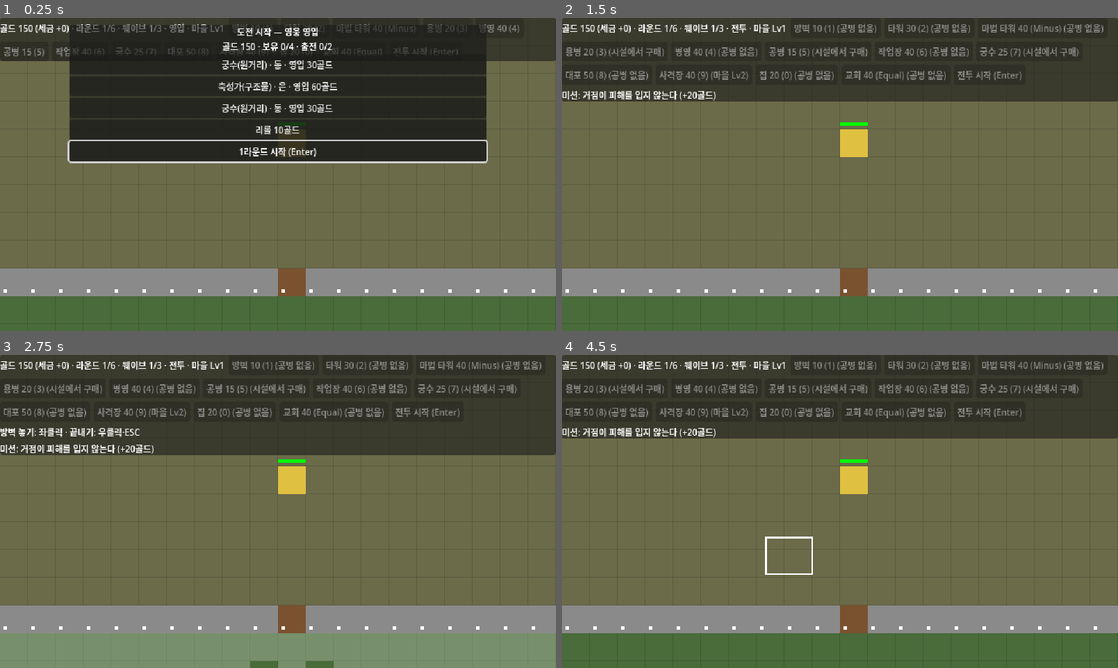
Above: before the commit, frames 1-4 (two rows, left to right).
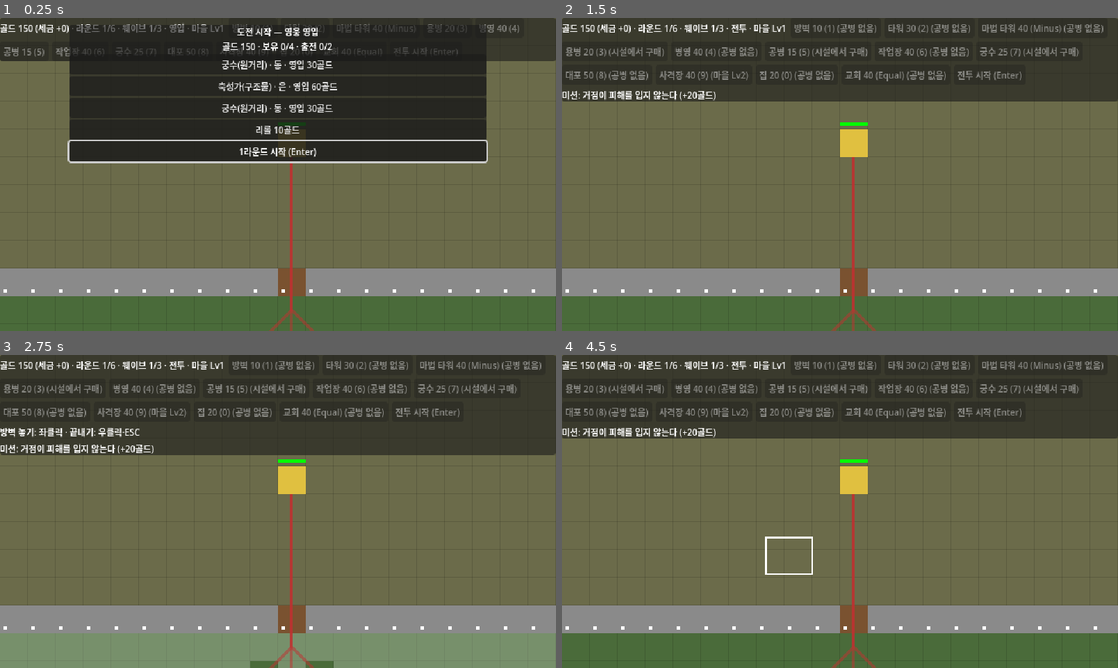
Above: after the commit, the same moments.

Repository: h102-log/td-proj
Game: Godot game, scene res://src/main.tscn
Two runs of this game, one before a commit and one after it. Both use one fixed random seed, a clock stepped at 60 frames per second and the inputs below.
Inputs (mouse positions are in pixels of both pictures, inside the frame that each line leads up to):
- Up to frame 1 (0.25 s): no input
- Up to frame 2 (1.5 s): click "1라운드 시작 (Enter)" at 0.5 s; click "전투 시작 (Enter)" at 1.25 s
- Up to frame 3 (2.75 s): tap Enter (ui_accept) at 2, 2.27 s; move the mouse to (400, 495) at 2.02 s; hold W from 2.03 s (still down); tap 1 at 2.1 s; click (400, 495) at 2.17 s
- Up to frame 4 (4.5 s): release W at 2.75 s; tap Enter (ui_accept) at 2.75, 3.5, 4.25 s; drag from (728, 527) to (812, 574) at 2.77 s; move the mouse to (895, 442) at 3.52 s; hold W 3.53-4.25 s; tap 3 at 3.6 s; drag from (812, 574) to (673, 464) at 4.27 s

The runs differ from the first frame. In frame 1, 0.4% of the frame differs, in the area x 48-57%, y 46-100%; in frame 2, 0.4%, in the area x 48-57%, y 44-100%; in frame 3, 0.4%; in frame 4, 0.4%.

Commit message:
1차 관찰 D·E③를 고친다 — 업그레이드 길 비용 제외, 적 예상 경로 표시, 반격 대상 유지, 영웅 인식 범위 (WBS 3.4 PR 4/5)
WBS 3.4 1차 관찰에서 고치기로 한 묶음(insights/2026-10-16_first_observation.md §7)의 네 번째 PR이다.
D(성문 업그레이드·반격이 적의 길을 바꾼다)는 사용자가 고른 ①②③을 모두 넣고, E는 ③(영웅 인식 범위)만 넣는다.
새 SPEC 문장 S139~S142, S5·S7의 «→ 2026-10-16 변경», I41 교체, 평가 EV244~EV247과 개정 2행은 사용자가 2026-10-16에 일괄 승인했다.

- S139(D①): 성곽 칸의 길 비용은 남은 체력을 업그레이드 배율로 나눠 센다. 체력이 가득하면 몇 단계든 1단계와 같아서, 정문을 올려도 적은 정문으로 온다
- S140(D③): 반격 대상은 그 구조물이 3초 안에 다시 쏘는 동안 다른 구조물에 맞아도 바뀌지 않는다. 같은 순간이면 먼저 지은 구조물이다
- S141(E③): 영웅도 서 있을 때 인식 범위(모두 2.5칸) 안의 적을 쫓아가 친다. 사거리가 그보다 짧은 근접 영웅만 쫓는다
- S142(D②): 출현 지점마다 기본 적의 예상 경로를 엷은 빨간 선으로 늘 그린다. 막힌 칸이 바뀔 때와 적이 나올 때 다시 구한다
- 기존 평가 가운데 깨진 것은 없다. EV5·EV14는 근거 문장(S7·S5) 해시만 바뀌어 개정 행을 남겼다

검증: eval-run final 247개 가운데 EV174(기각)만 red, spec-verify·eval-verify --stop 위반 0, pytest unit 14 passed.
화면(정문 3단계 뒤에도 정문으로 가는 예상 경로, 다가가 치는 기사, 먼저 쏜 타워로 가는 적)은 캡처로 확인했다.

Co-Authored-By: Claude Opus 5.5 <noreply@anthropic.com>
Claude-Session: https://claude.ai/code/session_01W3AK7KAaRYuexaUQUy57j5

Diff:
--- a/src/data/hero_def.gd
+++ b/src/data/hero_def.gd
@@ -9,6 +9,7 @@
 @export var speed := 0.0
 @export var damage := 0.0
 @export var range := 0.0  # 사거리(칸)
+@export var sight := 2.5  # 인식 범위(칸, S141). 모든 영웅이 같은 임시값이라 파일마다 적지 않는다
 @export var attack_gap := 1.0  # 공격 간격(초)
 # Q(S95, I98): 주변 skill_radius칸, 재사용 대기 skill_gap초. 적 피해·기절(초), 영웅·용병 회복, 구조물·성곽 칸 회복(S120)
 @export var skill_radius := 0.0
--- a/src/sim/battle.gd
+++ b/src/sim/battle.gd
@@ -27,6 +27,7 @@
 const UPGRADE_MAX := 3
 const UPGRADE_TIME := 5.0  # 전투 중 공병이 한 단계 올리는 시간(초)
 const GATE_LOCK := 20.0  # 전투 단계에 여닫은 성문을 다시 여닫지 못하는 시간(초, S135). 핑퐁 봇 측정을 보고 사용자가 고름(insights/2026-10-16_gate_cooldown.md)
+const COUNTER_HOLD := 3.0  # 반격 대상이 이만큼 쏘지 않아야 다른 구조물로 바뀐다(초, S140). 가장 느린 쏘는 간격(2.5초)보다 길다. 임시값
 # 수리(S114): 성곽·거점의 체력 1당 수리비(골드). 구조물은 낸 골드 ÷ 최대 체력이다. 수치는 임시값
 const REPAIR_RATE := {"castle_wall": 0.1, "gate": 0.1, "base": 1.0}
 const REPAIR_TIME := 5.0  # 전투 중 공병이 성곽·거점을 0에서 가득 채우는 시간(초, I87). 구조물은 건설 시간이다
@@ -97,7 +98,8 @@
 	var slow_left := 0.0
 	var stun_left := 0.0  # 장군 Q의 기절. 남은 동안 움직이지도 치지도 않는다(I98)
 	var alive := true
-	var attacker  # 마지막으로 이 적을 쏜 구조물. 살아 있는 동안 반격 대상이다(S4 ②)
+	var attacker  # 반격 대상인 구조물. 살아 있는 동안 반격한다(S4 ②). 바뀌는 때는 _fire(S140)
+	var held := 0.0  # 반격 대상을 바꾸지 않는 남은 초(S140). 반격 대상이 쏠 때마다 COUNTER_HOLD로 돌아간다
 	var target  # 마지막으로 친 대상. 화면이 친 직후 공격선을 그린다(S71)
 	var goal: Vector2i  # 경로의 끝 칸(지금 노리는 대상의 칸)
 	var path: Array[Vector2i] = []
@@ -129,7 +131,7 @@
 	var paid := 0  # 놓을 때 낸 골드. 판매 환불의 기준(S69)
 	var rally_from  # 집결 지점으로 걸어가는 중이면 나온 생산 시설(I22). 닿거나 다른 이동 지시를 받으면 null
 	var job  # 공병이 맡은 구조물(짓거나 허문다, I63). 놀고 있으면 null
-	var sight := 0.0  # 인식 범위(칸). 서 있을 때 이 안의 적을 쫓는다(I36)
+	var sight := 0.0  # 인식 범위(칸). 서 있을 때 이 안의 적을 쫓는다(I36, 영웅은 S141)
 	var path: Array[Vector2i] = []  # 명령받은 이동 경로(지금 칸 제외)
 	var move_mode := "attack_move"  # "move" | "attack_move"(S35). 새 용병은 이동 중 공격(I38)
 	var hold := false  # 켜지면 anchor에서 hold_radius 안에서만 싸운다(S36)
@@ -187,7 +189,7 @@
 			set(key, stats[key])
 		max_hp = hp
 
-# 막힌 칸(구조물·성곽)을 «남은 체력 × 적의 wall_k» 비용 칸으로 보는 격자(S7, S34, I3, I40)
+# 막힌 칸(구조물·성곽)을 «남은 체력 × 적의 wall_k» 비용 칸으로 보는 격자(S7, S34, I3, I40). 성곽 업그레이드 배율은 빼고 센다(S139)
 class CostGrid extends AStarGrid2D:
 	var castle: Dictionary
 	var structures: Dictionary
@@ -206,10 +208,11 @@
 		var b = block_at(to)
 		if b and climb > 0.0 and b.kind == "castle_wall":  # 부수지 않고 넘는다(I43)
 			return Vector2(to - from).length() + climb
-		return Vector2(to - from).length() + (b.hp * wall_k if b else 0.0)
+		return Vector2(to - from).length() + (b.hp / pow(UPGRADE_MULT, b.level - 1) * wall_k if b else 0.0)
 
 var size: Vector2i
 var spawns: Array
+var forecast := []  # 출현 지점마다 기본 적이 지금 나오면 걸을 길(칸 배열, S142). 화면이 선으로 그린다
 var waves: Array  # 지금 라운드의 웨이브
 var rounds: Array  # 도전의 라운드마다 웨이브 배열(S63, I91). stage에 rounds가 없으면 waves 하나가 1라운드짜리 도전이다
 var base: Block
@@ -332,6 +335,7 @@
 	settled.clear()
 	_reset_tally()
 	_draw_mission()  # 1라운드의 미션(I120)
+	_forecast()
 
 func step(dt: float) -> void:
 	if state == "battle":
@@ -341,6 +345,7 @@
 		_repath = false
 		for e in enemies:
 			_find_path(e)
+		_forecast()
 	for e in enemies:
 		_move(e, dt)
 	_push_apart(enemies, units)
@@ -919,7 +924,7 @@
 	k.max_hp += gain
 	k.hp += gain
 	_release(k)
-	_repath = true  # 남은 체력이 적의 경로 비용이다(S7, I41)
+	_repath = true  # 깎인 칸은 오른 체력만큼 적의 경로 비용도 바뀐다(S7, S139)
 
 # 수리비(S114, I85): 아직 내지 않은 잃은 체력 × 체력 1당 값, 1골드 미만은 올린다.
 # 구조물은 낸 골드 ÷ 최대 체력이라 판매 환불(S69)의 나머지와 같다. 잔해는 체력 0이라 복구비가 된다(I89)
@@ -1246,6 +1251,7 @@
 	spawn_enemy(_queue.pop_front(), spawns[_spawned % spawns.size()])
 	_spawned += 1
 	_spawn_timer = SPAWN_GAP
+	_forecast()  # 성곽이 깎인 만큼 길이 바뀌었을 수 있다(S142)
 
 # 대상 칸(e.goal)까지 «걷는 거리 + 막힌 칸 비용»이 가장 싼 경로. 막힌 칸과 거점은 닿는 거리에서 친다(_move).
 # 그래서 반격 대상이 성벽에 둘러싸여 있으면 비용이 가장 싼 성벽을 뚫고 간다(S6)
@@ -1256,6 +1262,11 @@
 	grid.climb = e.climb * e.speed
 	e.path = grid.get_id_path(Vector2i(e.pos.round()), e.goal, true)
 	grid.climb = 0.0
+
+# 출현 지점마다 기본 적이 지금 나오면 거점까지 걸을 길(S142). 장갑 적도 wall_k가 같아 같은 길이다
+func _forecast() -> void:
+	grid.wall_k = ENEMY_KINDS.basic.wall_k
+	forecast = spawns.map(func(c): return grid.get_id_path(c, base.cell, true))
 
 # 적이 지금 노리는 것(S4): ① 인식 범위 안이나 몸이 닿은 가장 가까운 유닛(영웅·용병) → ② 살아 있는 반격 대상 → ③④ 거점.
 # 마을 안의 적에게는 인식 범위 안의 마을 구조물(집·생산 시설, S43)도 ①이다(I49). 들판의 구조물은 ①이 아니다(I7). 쏘지 않는 구조물은 attacker가 되지 않는다(_fire). 반격 대상이 부서지면 ②가 끝난다(I8)
@@ -1286,6 +1297,7 @@
 	e.cooldown -= dt
 	e.expose_left -= dt
 	e.slow_left -= dt
+	e.held -= dt
 	if e.stun_left > 0.0:  # 기절(I98): 움직이지도 치지도 않는다
 		e.stun_left -= dt
 		return
@@ -1363,6 +1375,7 @@
 				_shove(o, push, others)
 
 # 쏘는 구조물은 사거리 안에서 가장 가까운 적을 쏘고(S28, I29), 맞은 적은 그 구조물에 반격한다(S5).
+# 반격 대상이 있으면 그 대상이 COUNTER_HOLD초 동안 쏘지 않았을 때만 바꾼다. 같은 프레임이면 먼저 지은(먼저 도는) 구조물이다(S140)
 # 대포는 맞은 적 splash칸 안의 적에게도 같은 피해를 주고, 그 적들도 반격한다(S90, I73). 마법 타워는 장갑을 무시한다(S110)
 func _fire(dt: float) -> void:
 	for s in structures.values():
@@ -1378,11 +1391,13 @@
 			var hurt: float = s.damage * (1.0 + _aura("aura_gunnery", Vector2(s.cell)))  # 마도사 오라(I100)
 			for e in enemies.duplicate():
 				if e == best or (s.splash > 0.0 and e.pos.distance_to(best.pos) <= s.splash):
-					e.attacker = s
+					if e.attacker == s or e.held <= 0.0 or not (e.attacker and e.attacker.alive):
+						e.attacker = s
+						e.held = COUNTER_HOLD
 					damage(e, hurt, s.pierce)
 
 # 유닛은 명령받은 경로를 걷고(S14), 사거리 안의 가장 가까운 적을 친다(S15). 영웅은 걷는 동안에도 친다.
-# 용병은 걷는 동안 이동 방식을 따르고(S35, I35), 서 있으면 인식 범위 안의 적을 쫓는다(I36).
+# 용병은 걷는 동안 이동 방식을 따른다(S35, I35). 서 있으면 영웅·용병 모두 인식 범위 안의 적을 쫓는다(I36, S141).
 # 홀드가 켜진 용병은 서 있는 동안 기준 지점 반경 안의 적만 노리고, 그 반경 밖으로 쫓아가지 않는다(S36)
 func _act(u: Unit, dt: float) -> void:
 	u.cooldown -= dt * (1.0 + (_aura("aura_haste", u.pos) if u.range >= WALL_RANGE else 0.0))  # 궁수 오라: 원거리 아군은 더 자주 친다(I100)
--- a/src/ui/battle_view.gd
+++ b/src/ui/battle_view.gd
@@ -57,6 +57,8 @@
 		draw_rect(_rect(f.rally).grow(-5), Color.WHITE)
 	for c in battle.spawns:
 		draw_rect(_rect(c).grow(-3), COLORS.spawn, false, 2.0)
+	for p in battle.forecast:  # 기본 적의 예상 경로(S142): 엷은 빨간 선, 유닛 아래에. 너비 1이면 1배 줌에서 칸 중심을 지나는 가로·세로 구간이 안 그려진다
+		draw_polyline(PackedVector2Array(p.map(func(c): return _center(Vector2(c)))), Color(COLORS.spawn, 0.5), 1.5)
 	var base = battle.base
 	draw_rect(_rect(base.cell), COLORS.base)
 	for p in residents(battle, Time.get_ticks_msec() / 1000.0):
--- a/tests/eval/gd/castle.gd
+++ b/tests/eval/gd/castle.gd
@@ -160,3 +160,21 @@
 	if b.gold != gold0:
 		return "다시 업그레이드하니 골드가 %d → %d다" % [gold0, b.gold]
 	return check(run(b, 30.0, func(): return k.level == lv + 1), "이어 올리지 못했다(단계 %d)" % k.level)
+
+# EV244 · S139: 성벽보다 단단하게 올린 성문도 길 비용은 1단계 때와 같아서, 적은 성문을 친다
+func ev244():
+	var walls := []
+	for y in 20:
+		if y != GATE.y:
+			walls.append(Vector2i(X, y))
+	var b = battle({"castle": {"walls": walls, "gates": [GATE], "wall_hp": 300, "gate_hp": 250}, "base_hp": BIG,
+		"waves": [[{"kind": "basic", "count": 1}]]})
+	var g = b.castle[GATE]
+	b.upgrade(g)
+	if g.level != 2 or g.max_hp <= 300:
+		return "성문이 성벽보다 단단해지지 않았다(단계 %d, 체력 %s)" % [g.level, g.max_hp]
+	b.start_battle()
+	var hurt := func(): return b.castle.values().filter(func(k): return k.hp < k.max_hp).map(func(k): return k.cell)
+	if not run(b, 60.0, func(): return not hurt.call().is_empty()):
+		return "60초 안에 적이 성곽을 치지 않았다"
+	return check(hurt.call() == [GATE], "적이 친 성곽 칸이 %s다(성문 %s여야 한다)" % [hurt.call(), GATE])
--- a/tests/eval/gd/enemy.gd
+++ b/tests/eval/gd/enemy.gd
@@ -1,4 +1,5 @@
 extends "res://tests/eval/gd/lib.gd"
+# lib.gd 머리의 계약에 더하는 API: 적 attacker(지금 반격 대상, S4 ②·S140. 없으면 null) · 구조물 range·cooldown·fire_gap
 
 # EV11 · S4 ①: 인식 범위 안의 용병을 공격하고 거점은 건드리지 않는다
 func ev11():
@@ -86,3 +87,20 @@
 	b.damage(t, t.max_hp)
 	var ok := run(b, 120, func(): return at_base(b, e))
 	return check(ok, "반격 대상이 사라진 뒤 거점으로 가지 않았다")
+
+# EV245 · S140: 반격 대상은 그 구조물이 계속 쏘는 동안 다른 구조물에 맞아도 그대로이고, 3초 동안 안 쏘면 바뀐다
+func ev245():
+	var b = battle({"base_hp": BIG})
+	var a = b.build("tower", Vector2i(10, 7))
+	var c = b.build("tower", Vector2i(10, 13))
+	var e = b.spawn_enemy("basic", Vector2i(10, 10), {"speed": 0, "sight": 0, "damage": 0, "hp": BIG})
+	b.step(DT)  # 두 타워가 같은 순간에 처음 쏜다
+	var first: bool = e.attacker == a
+	c.cooldown += 0.5  # 다른 타워는 엇갈려 쏜다
+	var kept := not run(b, 5.0, func(): return e.attacker != a)
+	run(b, 2.0, func(): return a.cooldown >= a.fire_gap)  # 반격 대상이 막 쏜 때까지
+	a.range = 0.0
+	var held := not run(b, 2.5, func(): return e.attacker != a)
+	var moved := run(b, 5.0, func(): return e.attacker == c)
+	return check(first and kept and held and moved,
+		"같은 순간 처음 맞으면 먼저 지은 타워 %s · 엇갈려 쏘는 5초 동안 그대로 %s · 멈추고 2.5초 동안 그대로 %s · 그 뒤 5초 안에 바뀜 %s" % [first, kept, held, moved])
--- a/tests/eval/gd/hero.gd
+++ b/tests/eval/gd/hero.gd
@@ -63,3 +63,14 @@
 	b.damage(b.hero, BIG)
 	run(b, 0.5)
 	return check(b.state == "battle", "영웅 다운 뒤 판 상태가 %s다" % b.state)
+
+# EV246 · S141: 영웅은 서 있을 때 인식 범위 안의 적에게 다가가 치고, 인식 범위 밖의 적에게는 가지 않는다
+func ev246():
+	var b = battle({"hero_start": START})
+	var near = b.spawn_enemy("basic", START + Vector2i(2, 0), {"speed": 0, "sight": 0, "damage": 0, "hp": BIG})
+	var reached := run(b, 5.0, func(): return near.hp < near.max_hp)
+	var d = battle({"hero_start": START})
+	var far = d.spawn_enemy("basic", START + Vector2i(4, 0), {"speed": 0, "sight": 0, "damage": 0, "hp": BIG})
+	run(d, 3.0)
+	var stayed: bool = d.hero.pos.distance_to(Vector2(START)) < 0.01 and far.hp == far.max_hp
+	return check(reached and stayed, "2칸 앞 과녁에 다가가 침 %s(기사 %s, 인식 범위 %s) · 4칸 앞 과녁만 있으면 그대로 %s(기사 %s)" % [reached, b.hero.pos, b.hero.sight, stayed, d.hero.pos])
--- a/tests/eval/gd/pathing.gd
+++ b/tests/eval/gd/pathing.gd
@@ -96,3 +96,26 @@
 	if not run(b, 300, func(): return at_base(b, e)):
 		return "stuck"
 	return "broke" if b.structure_at(Vector2i(3, 5)) == null else "detour"
+
+# EV247 · S142: 예상 경로는 출현 지점마다 거점까지 이어지고, 막힌 칸이 바뀌면 다시 구하며, 나온 기본 적은 그 길로 간다
+# Battle.forecast — 출현 지점마다 기본 적의 예상 경로(칸 배열, 출현 지점부터 거점까지)
+func ev247():
+	var b = battle({"base_hp": BIG, "spawns": [Vector2i(0, 5), Vector2i(0, 15)], "waves": [[{"kind": "basic", "count": 1}]]})
+	var paths: Array = b.forecast
+	if paths.size() != 2 or paths.any(func(p): return p.is_empty() or p[-1] != b.base.cell) or paths[0][0] != Vector2i(0, 5) or paths[1][0] != Vector2i(0, 15):
+		return "예상 경로가 출현 지점마다 거점까지 이어지지 않는다(%s)" % [paths]
+	var mid: Vector2i = paths[0][paths[0].size() / 2]
+	if b.build("wall", mid) == null:
+		return "예상 경로 가운데 칸 %s에 방벽을 짓지 못했다" % mid
+	b.step(DT)
+	var path: Array = b.forecast[0]
+	if mid in path:
+		return "방벽을 지은 뒤에도 예상 경로가 %s를 지난다" % mid
+	b.start_battle()
+	run(b, 5.0, func(): return not b.enemies.is_empty())
+	var e = b.enemies[0]
+	var worst := [0.0]
+	var ok := run(b, 60.0, func():
+		worst[0] = maxf(worst[0], path.map(func(c): return e.pos.distance_to(Vector2(c))).min())
+		return at_base(b, e))
+	return check(ok and worst[0] <= 0.75, "거점에 닿음 %s · 예상 경로에서 가장 멀어진 거리 %.2f칸(0.75 이하여야 한다)" % [ok, worst[0]])
Not shown, changed: .specgate-eval.lock
Not shown, changed: EVAL.md
Not shown, changed: SPEC.md
Not shown, changed: tests/eval/test_castle.py
Not shown, changed: tests/eval/test_enemy.py
Not shown, changed: tests/eval/test_hero.py
Not shown, changed: tests/eval/test_pathing.py
